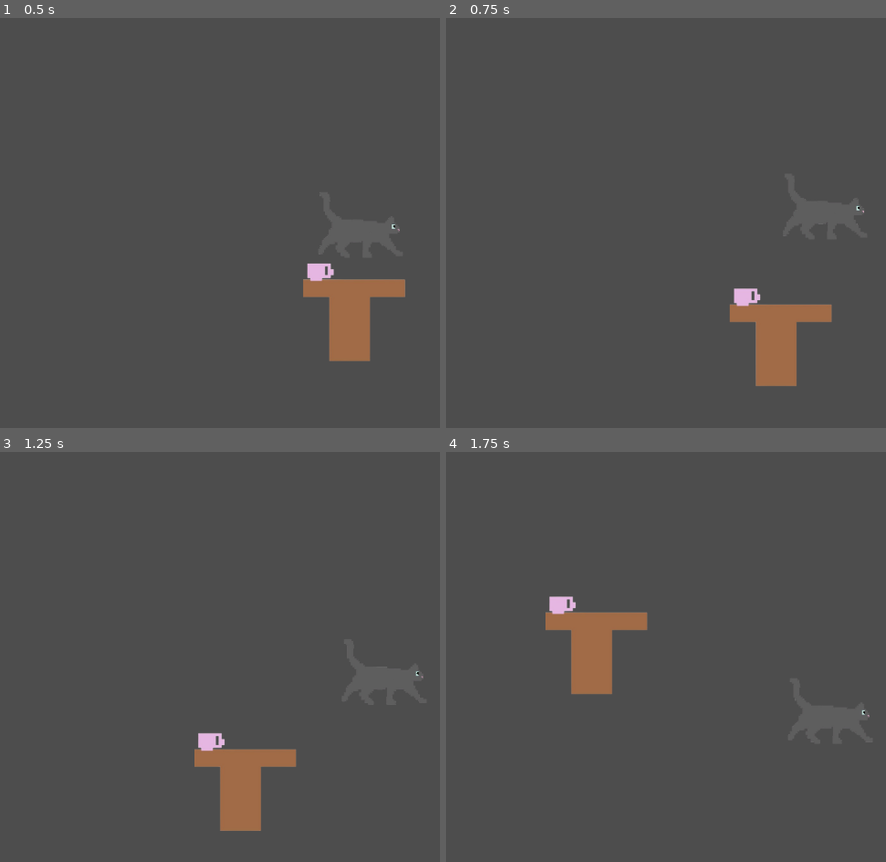
Above: before the commit, frames 1-4 (two rows, left to right).
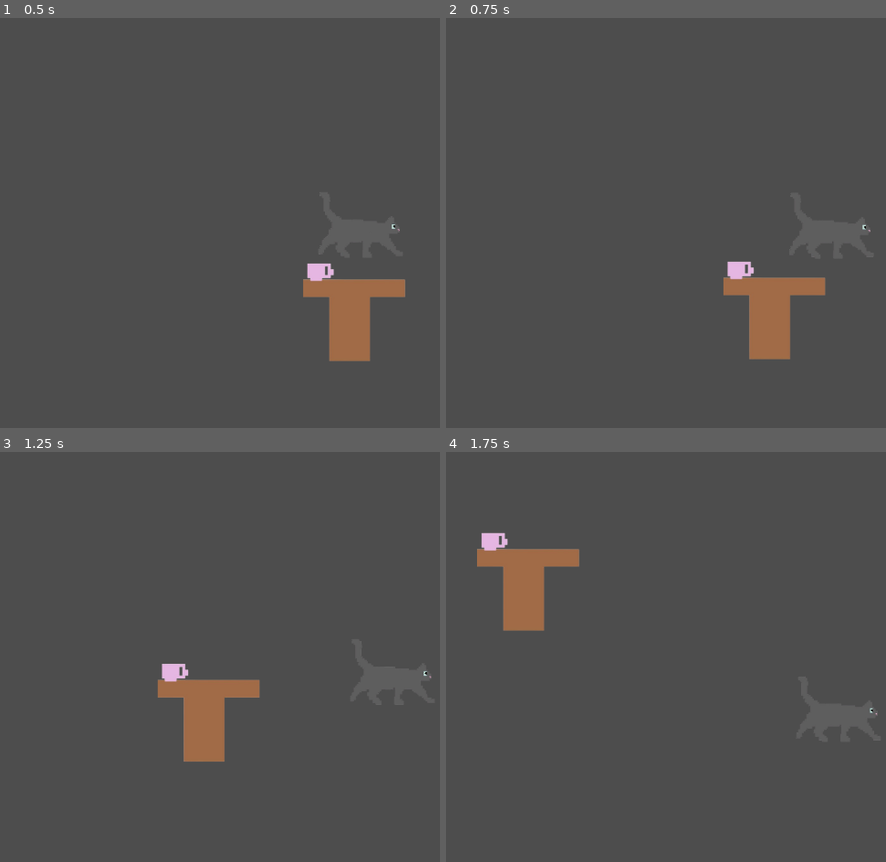
Above: after the commit, the same moments.

Repository: YanaKovaleva/daydream-Cats-github
Game: Godot game, scene res://node_2d.tscn
Two runs of this game, one before a commit and one after it. Both use one fixed random seed, a clock stepped at 60 frames per second and the inputs below.
Inputs:
- Up to frame 1 (0.5 s): no input
- Up to frame 2 (0.75 s): tap Enter (ui_accept) at 0.5, 0.6 s; hold Right (ui_right) from 0.53 s (still down)
- Up to frame 3 (1.25 s): keep holding Right (ui_right); tap Space (jump, bound only after the commit) at 0.77, 0.8, 1.07 s
- Up to frame 4 (1.75 s): keep holding Right (ui_right); tap Space (jump, bound only after the commit) at 1.35, 1.52 s; tap Enter (ui_accept) at 1.55 s

Frame 1 is identical in both runs. In frame 2, 3.0% of the frame differs, in the area x 63-97%, y 45-90%; in frame 3, 4.8%; in frame 4, 5.4%, in the area x 7-99%, y 19-71%.

Commit message:
Jump and Hackatime
Added different keys to jump and tweaked velocity, mostly to make sure hackatime works

Diff:
--- /dev/null
+++ b/Test.tscn
@@ -0,0 +1,10 @@
+[gd_scene load_steps=2 format=3 uid="uid://dnnka5th1gldj"]
+
+[ext_resource type="Texture2D" uid="uid://ocqr4kaowgws" path="res://icon.svg" id="1_mtyf4"]
+
+[node name="Node2D" type="Node2D"]
+
+[node name="Sprite2D" type="Sprite2D" parent="."]
+texture = ExtResource("1_mtyf4")
+
+[node name="Node2D" type="Node2D" parent="."]
--- a/player.gd
+++ b/player.gd
@@ -1,8 +1,8 @@
 extends CharacterBody2D
 
 
-const SPEED = 300.0
-const JUMP_VELOCITY = -400.0
+const SPEED = 400.0
+const JUMP_VELOCITY = -450.0
 
 
 func _physics_process(delta: float) -> void:
@@ -11,7 +11,7 @@
 		velocity += get_gravity() * delta
 
 	# Handle jump.
-	if Input.is_action_just_pressed("ui_accept") and is_on_floor():
+	if Input.is_action_just_pressed("jump") and is_on_floor():
 		velocity.y = JUMP_VELOCITY
 
 	# Get the input direction and handle the movement/deceleration.
--- a/project.godot
+++ b/project.godot
@@ -15,6 +15,19 @@
 config/features=PackedStringArray("4.4", "Mobile")
 config/icon="res://icon.svg"
 
+[editor_plugins]
+
+enabled=PackedStringArray("res://addons/godot_super-wakatime/plugin.cfg")
+
+[input]
+
+jump={
+"deadzone": 0.2,
+"events": [Object(InputEventKey,"resource_local_to_scene":false,"resource_name":"","device":0,"window_id":0,"alt_pressed":false,"shift_pressed":false,"ctrl_pressed":false,"meta_pressed":false,"pressed":false,"keycode":0,"physical_keycode":32,"key_label":0,"unicode":0,"location":0,"echo":false,"script":null)
+, Object(InputEventKey,"resource_local_to_scene":false,"resource_name":"","device":0,"window_id":0,"alt_pressed":false,"shift_pressed":false,"ctrl_pressed":false,"meta_pressed":false,"pressed":false,"keycode":0,"physical_keycode":4194320,"key_label":0,"unicode":0,"location":0,"echo":false,"script":null)
+]
+}
+
 [rendering]
 
 renderer/rendering_method="mobile"
Not shown, added: addons/godot_super-wakatime/api_key_prompt.tscn
Not shown, added: addons/godot_super-wakatime/counter.tscn
Not shown, added: addons/godot_super-wakatime/decompressor.gd
Not shown, added: addons/godot_super-wakatime/decompressor.gd.uid
Not shown, added: addons/godot_super-wakatime/godot_super-wakatime.gd
Not shown, added: addons/godot_super-wakatime/godot_super-wakatime.gd.uid
Not shown, added: addons/godot_super-wakatime/heartbeat.gd
Not shown, added: addons/godot_super-wakatime/heartbeat.gd.uid
Not shown, added: addons/godot_super-wakatime/plugin.cfg
Not shown, added: addons/godot_super-wakatime/utils.gd
Not shown, added: addons/godot_super-wakatime/utils.gd.uid
Binary file added: images/godotwaka.png
(and 8 more such lines)
